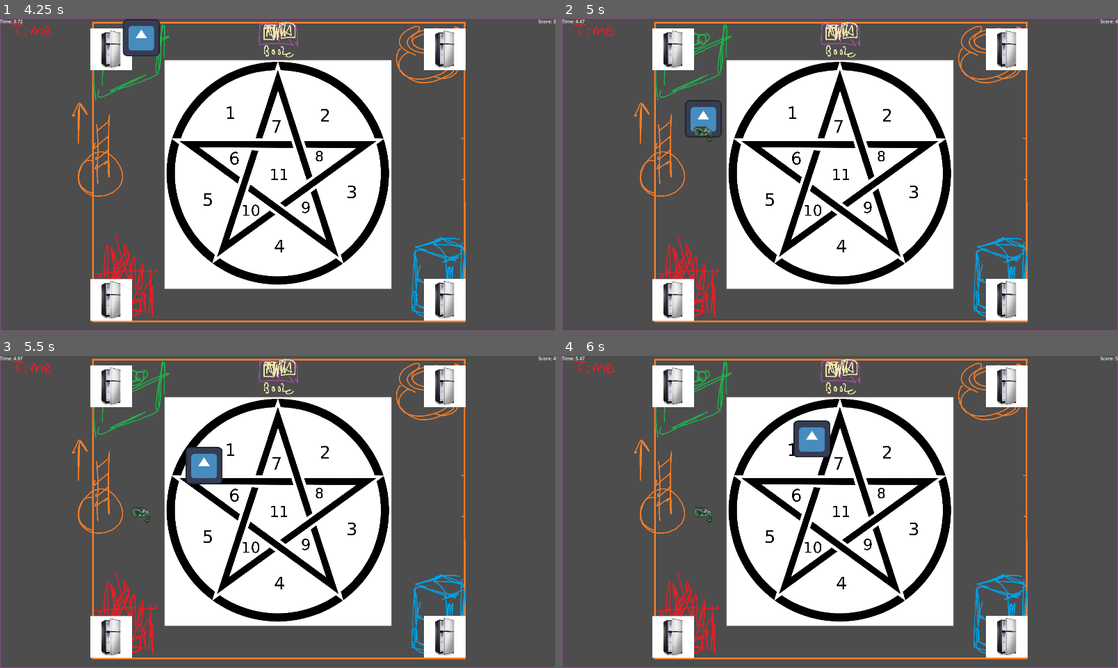
Above: before the commit, frames 1-4 (two rows, left to right).
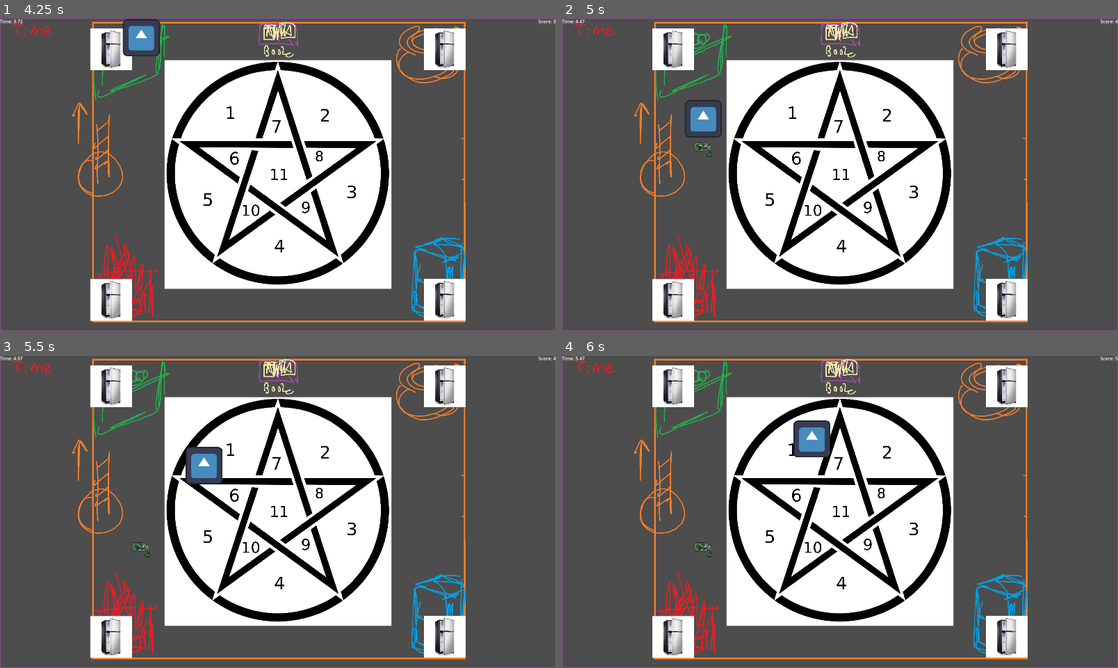
Above: after the commit, the same moments.

Repository: Game-Developers-Group-IUI/mini-game-2024
Game: Godot game, scene res://game.tscn
Two runs of this game, one before a commit and one after it. Both use one fixed random seed, a clock stepped at 60 frames per second and the inputs below. The engine's default icon, where the game draws it, is replaced by a stand-in: a white triangle on a blue panel in a dark square.
Inputs:
- Up to frame 1 (4.25 s): click "Start" at 0.5 s; tap Enter (confirm) at 1.25, 1.35, 2.1, 2.75, 2.85, 3.6 s; hold W (move_up) 1.28-2.78 s; hold A (move_left) from 2.78 s (still down)
- Up to frame 2 (5 s): tap Enter (confirm) at 4.25, 4.35 s; release A (move_left) at 4.28 s; hold S (move_down) from 4.28 s (still down); tap Backspace (cancel) at 4.9 s
- Up to frame 3 (5.5 s): release S (move_down) at 5.03 s; hold D (move_right) from 5.03 s (still down); tap Enter (confirm) at 5.1 s
- Up to frame 4 (6 s): release D (move_right) at 5.78 s; hold W (move_up) from 5.78 s (still down); tap Enter (confirm) at 5.85 s

Frame 1 is identical in both runs. In frame 2, 0.2% of the frame differs, in the area x 23-27%, y 34-45%; in frame 3, 0.2%; in frame 4, 0.2%.

Commit message:
Removal of delta time references

Diff:
--- a/pastel_action/scenes/pickup.gd
+++ b/pastel_action/scenes/pickup.gd
@@ -28,7 +28,7 @@
 
 	## Pickup anim
 	if pickup_active:
-		sprite_height = lerpf(sprite_height, -24, delta * 20)
+		sprite_height = lerpf(sprite_height, -24, 0.333)
 	else:
 		if sprite_height < 0:
 			sprite_height += sprite_accel
@@ -47,7 +47,7 @@
 	## Velocity and collision
 	if landed:
 		## Decay speed and set it to zero
-		velocity /= max(1.5, (delta * 60 * 1.5))
+		velocity /= 1.5
 		if is_zero_approx(velocity.length_squared()):
 			velocity = Vector2.ZERO
 		collision_mask = 2 + 4
--- a/pastel_action/scenes/player.gd
+++ b/pastel_action/scenes/player.gd
@@ -25,7 +25,7 @@
 
 	## Deal with pickups
 	if pickup_active and is_instance_valid(pickup):
-		pickup.position = lerp(pickup.position, position, delta * 40)
+		pickup.position = lerp(pickup.position, position, 0.666)
 
 		## drop
 		if Input.is_action_just_pressed(&"confirm") and not on_cooldown:
@@ -36,7 +36,7 @@
 
 		## throw
 		if Input.is_action_just_pressed(&"cancel") and not on_cooldown:
-			pickup.velocity = velocity * 4
+			pickup.velocity = velocity * 6
 			pickup.pickup_active = false
 			pickup_active = false
 			pickup = null
@@ -51,10 +51,10 @@
 		speed *= 0.8
 
 	if input_direction:
-		velocity = input_direction * speed * delta * 60
+		velocity = input_direction * speed
 	else:
 		## Decay speed and set it to zero
-		velocity /= (delta * 60 * 2)
+		velocity /= 2
 		if is_zero_approx(velocity.length_squared()):
 			velocity = Vector2.ZERO
 
